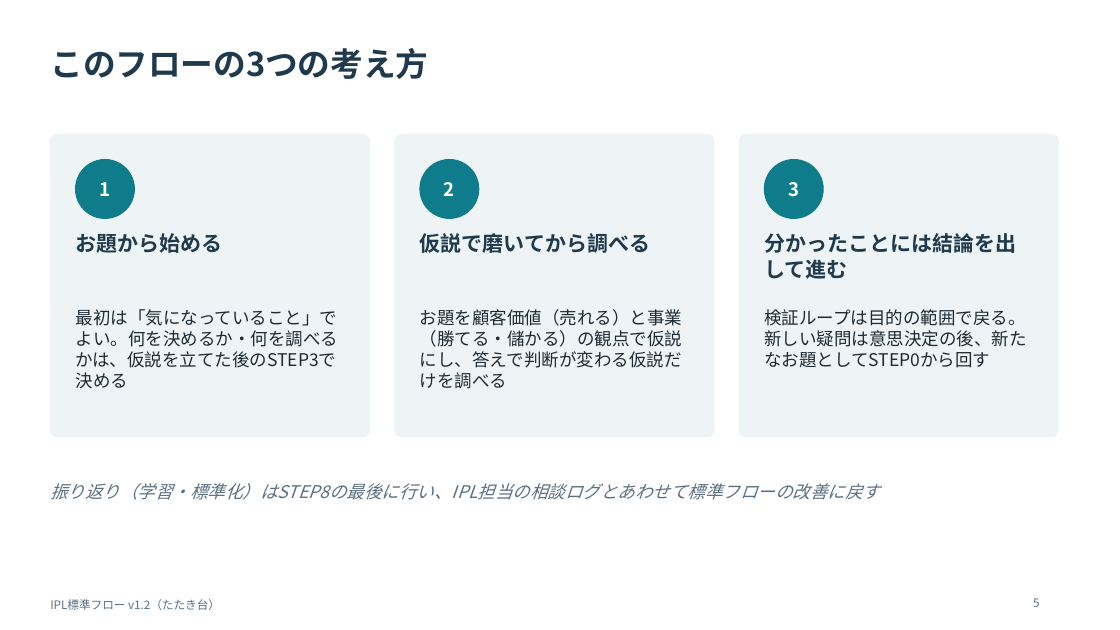
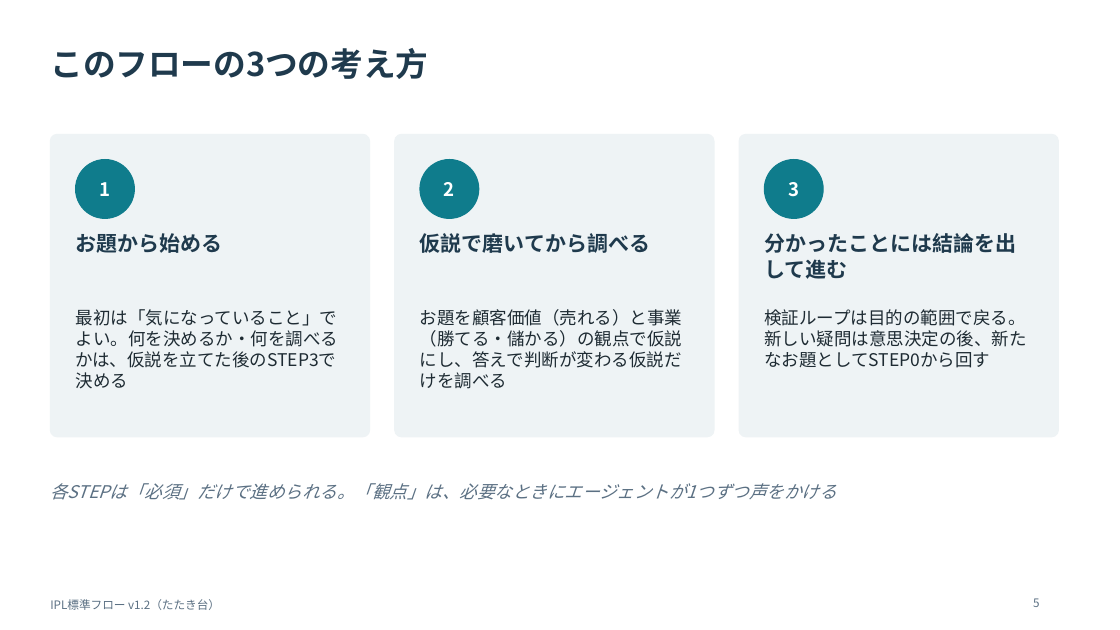
Before and after one commit to utpm6342836-cloud/IPL, a slide deck: slide 5 of deliverables/IPL標準フロー_説明資料_v1.2.pptx. Drawn at 1120x630 pixels with LibreOffice and Linux fonts; fonts in the diff are those of the drawing. Boxes give left, top, right and bottom in pixels: in the first picture for what was removed or moved away, otherwise in the second. Text is boxed around its words. In the diff, an @@ line names an element or a change of style, - is before the commit and + after.

```diff
--- a/deliverables/IPL標準フロー_説明資料_v1.2.pptx
+++ b/deliverables/IPL標準フロー_説明資料_v1.2.pptx
@@ text at (x1=50, y1=483, x2=836, y2=500): text changed @@
-振り返り（学習・標準化）はSTEP8の最後に行い、IPL担当の相談ログとあわせて標準フローの改善に戻す
+各STEPは「必須」だけで進められる。「観点」は、必要なときにエージェントが1つずつ声をかける
```
Also in this commit, not shown: 2 other slides changed, 25 other files.
